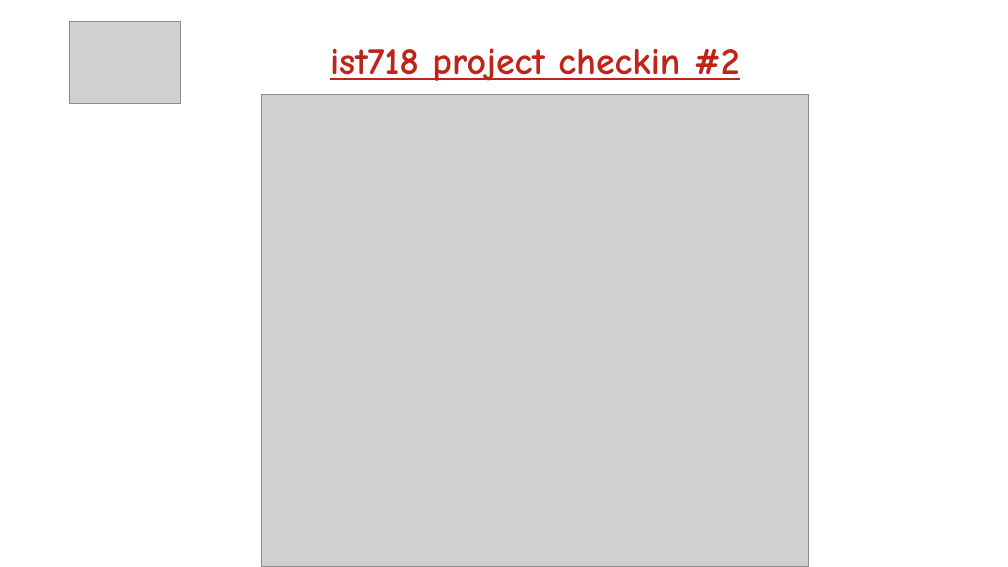
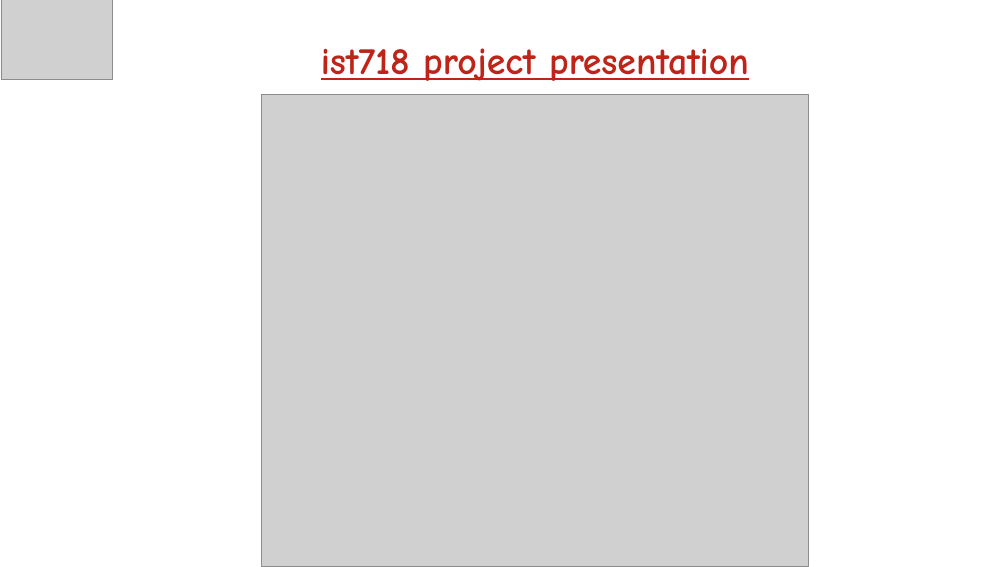
Before and after one commit to dev5680/DRTFinalProject, a slide deck: slide 1 of DRT_Thinking.pptx. Drawn at 1008x567 pixels with LibreOffice and Linux fonts; fonts in the diff are those of the drawing; grey boxes stand for pictures. Boxes give left, top, right and bottom in pixels: in the first picture for what was removed or moved away, otherwise in the second. Text is boxed around its words. In the diff, an @@ line names an element or a change of style, - is before the commit and + after.

```diff
--- a/DRT_Thinking.pptx
+++ b/DRT_Thinking.pptx
@@ picture: place and size @@
-picture at [70, 21, 181, 104]
+picture at [1, 0, 112, 80]
@@ text at [321, 48, 749, 81]: text changed @@
-ist718 project checkin #2
+ist718 project presentation
```
Also in this commit, not shown: 5 other slides changed, 10 slides added, 2 slides removed.
